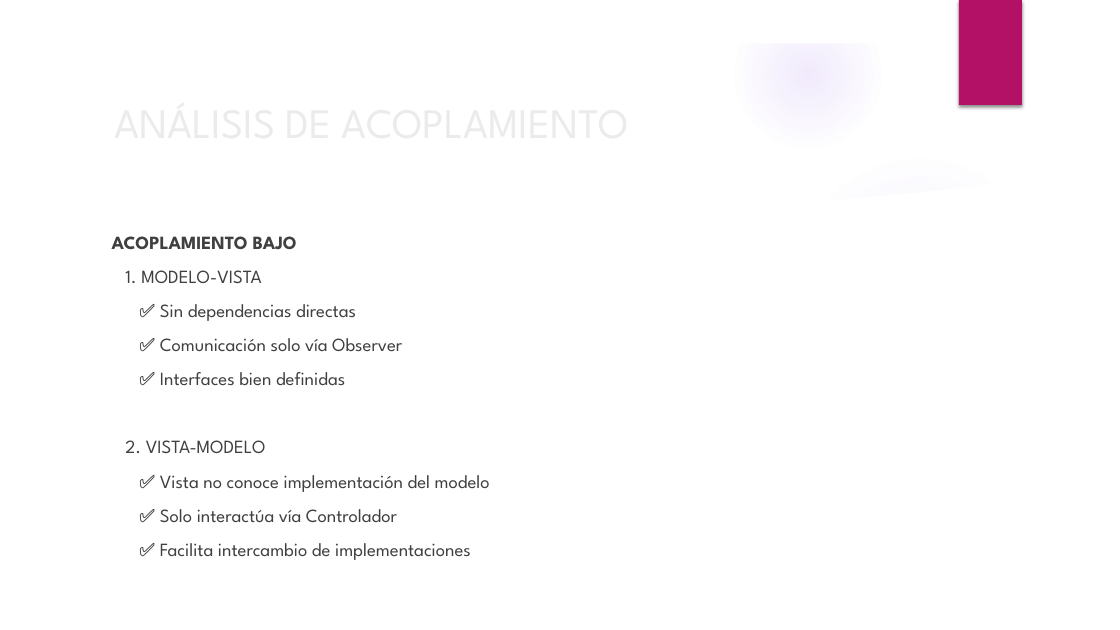
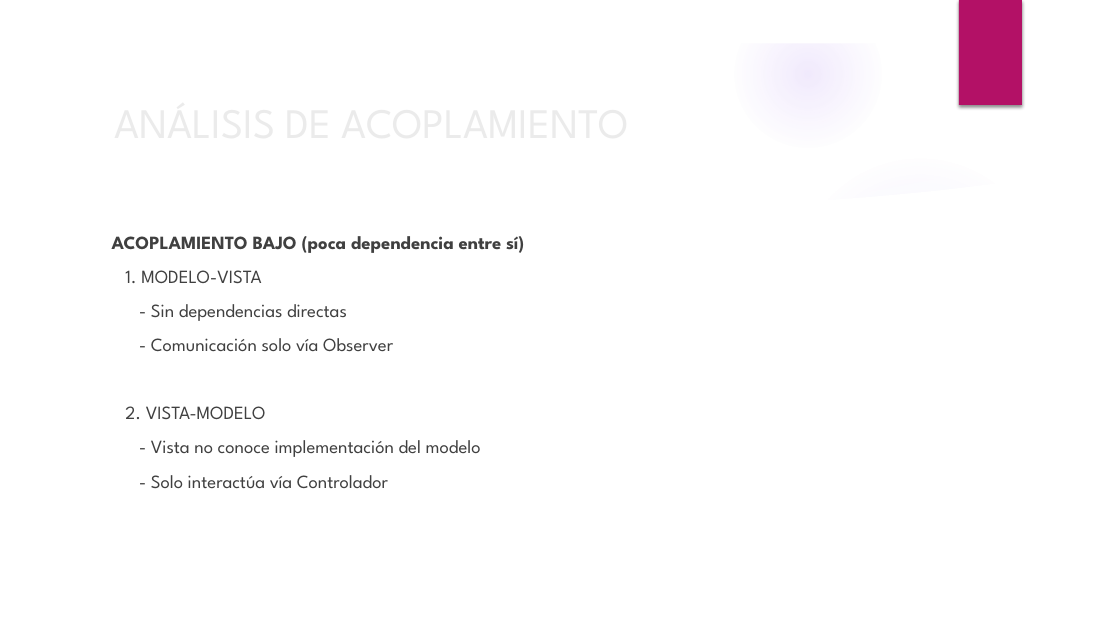
Before and after one commit to BinaryJuan/scrabble-poo, a slide deck: slide 36 of SCRABBLE.pptx (slide 33 before the commit). Drawn at 1120x630 pixels with LibreOffice and Linux fonts; fonts in the diff are those of the drawing; background and template pictures are left out. Boxes give left, top, right and bottom in pixels: in the first picture for what was removed or moved away, otherwise in the second. Text is boxed around its words. In the diff, an @@ line names an element or a change of style, - is before the commit and + after.

```diff
--- a/SCRABBLE.pptx
+++ b/SCRABBLE.pptx
@@ text at [112,236,524,253]: text changed @@
-ACOPLAMIENTO BAJO
+ACOPLAMIENTO BAJO (poca dependencia entre sí)
@@ text at [151,304,393,351]: text changed @@
-✅ Sin dependencias directas
-✅ Comunicación solo vía Observer
-✅ Interfaces bien definidas
+- Sin dependencias directas
+- Comunicación solo vía Observer
@@ text at [151,440,481,488]: text changed @@
-✅ Vista no conoce implementación del modelo
-✅ Solo interactúa vía Controlador
-✅ Facilita intercambio de implementaciones
+- Vista no conoce implementación del modelo
+- Solo interactúa vía Controlador
```
Also in this commit, not shown: 12 other slides changed, 3 slides added, 1 slide removed, 3 other files.
